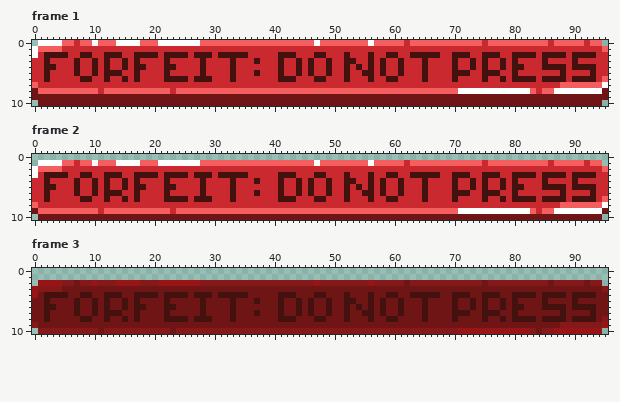
Pixel-art file, stored at scenes/ui_entities/button/textures/button_forefiet.aseprite. The first picture shows the starting point.
96x11 pixels, 3 frames. Shown: frame 1, frame 2, frame 3.
After:
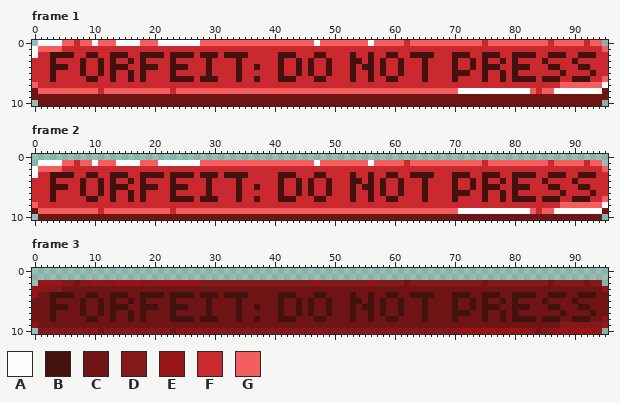
Palette (. is transparent): A #fefefe  B #44120e  C #701515  D #851919  E #991414  F #ca292f  G #f45e5f
Difference:
layer "Layer 2" added
--- frame 1, layers "Layer 2", "Layer 1"
@@ x 0..95 @@
  1 AGGGGFFFFFFFFFFFFFFFFFFFFFFFFFFFFFFFFFFFFFFFFFFFFFFFFFFFFFFFFFFFFFFFFFFFFFFFFFFFFFFFFFFFFFFFFFFG
- 2 AFBBBBFFBBFFBBBFFBBBBFBBBBFBBBFBBBBBFFFFFBBBFFFBBFFFBFFFBFFBBFFBBBBBFFBBBFFBBBFFBBBBFBBBBFBBBBFF
- 3 FFBFFFFBFFBFBFFBFBFFFFBFFFFFBFFFFBFFFBFFFBFFBFBFFBFFBBFFBFBFFBFFFBFFFFBFFBFBFFBFBFFFFBFFFFBFFFFF
- 4 FFBBFFFBFFBFBFFBFBBFFFBBFFFFBFFFFBFFFFFFFBFFBFBFFBFFBFBFBFBFFBFFFBFFFFBFFBFBFFBFBBFFFBBBBFBBBBFF
- 5 FFBFFFFBFFBFBBBFFBFFFFBFFFFFBFFFFBFFFBFFFBFFBFBFFBFFBFFBBFBFFBFFFBFFFFBBBFFBBBFFBFFFFFFFBFFFFBFF
- 6 FFBFFFFFBBFFBFFBFBFFFFBBBBFBBBFFFBFFFFFFFBBBFFFBBFFFBFFFBFFBBFFFFBFFFFBFFFFBFFBFBBBBFBBBBFBBBBFG
+ 2 AFFBBBBFFBBFFBBBFFBBBBFBBBBFBBBFBBBBFFFFFBBBFFFBBFFFFBFFBFFBBFFBBBBFFFBBBFFBBBFFBBBBFFBBBFFBBBFF
+ 3 FFFBFFFFBFFBFBFFBFBFFFFBFFFFFBFFFFBFFFFFFBFFBFBFFBFFFBBFBFBFFBFFFBFFFFBFFBFBFFBFBFFFFBFFFFBFFFFF
+ 4 FFFBBBFFBFFBFBBBFFBBBFFBBBFFFBFFFFBFFBFFFBFFBFBFFBFFFBFBBFBFFBFFFBFFFFBFFBFBBBFFBBBFFFBBFFFBBFFF
+ 5 FFFBFFFFBFFBFBFFBFBFFFFBFFFFFBFFFFBFFFFFFBFFBFBFFBFFFBFFBFBFFBFFFBFFFFBBBFFBFFBFBFFFFFFFBFFFFBFF
+ 6 FFFBFFFFFBBFFBFFBFBFFFFBBBBFBBBFFFBFFBFFFBBBFFFBBFFFFBFFBFFBBFFFFBFFFFBFFFFBFFBFBBBBFBBBFFBBBFFG
  7 GFFFFFFFFFFFFFFFFFFFFFFFFFFFFFFFFFFFFFFFFFFFFFFFFFFFFFFFFFFFFFFFFFFFFFFFFFFFFFFFFFFFFFFFGGGGGGGA
--- frame 2, layers "Layer 2", "Layer 1"
@@ x 0..95 @@
  2 AGGGGFFFFFFFFFFFFFFFFFFFFFFFFFFFFFFFFFFFFFFFFFFFFFFFFFFFFFFFFFFFFFFFFFFFFFFFFFFFFFFFFFFFFFFFFFFG
- 3 AFBBBBFFBBFFBBBFFBBBBFBBBBFBBBFBBBBBFFFFFBBBFFFBBFFFBFFFBFFBBFFBBBBBFFBBBFFBBBFFBBBBFBBBBFBBBBFF
- 4 FFBFFFFBFFBFBFFBFBFFFFBFFFFFBFFFFBFFFBFFFBFFBFBFFBFFBBFFBFBFFBFFFBFFFFBFFBFBFFBFBFFFFBFFFFBFFFFF
- 5 FFBBFFFBFFBFBFFBFBBFFFBBFFFFBFFFFBFFFFFFFBFFBFBFFBFFBFBFBFBFFBFFFBFFFFBFFBFBFFBFBBFFFBBBBFBBBBFF
- 6 FFBFFFFBFFBFBBBFFBFFFFBFFFFFBFFFFBFFFBFFFBFFBFBFFBFFBFFBBFBFFBFFFBFFFFBBBFFBBBFFBFFFFFFFBFFFFBFF
- 7 FFBFFFFFBBFFBFFBFBFFFFBBBBFBBBFFFBFFFFFFFBBBFFFBBFFFBFFFBFFBBFFFFBFFFFBFFFFBFFBFBBBBFBBBBFBBBBFG
+ 3 AFFBBBBFFBBFFBBBFFBBBBFBBBBFBBBFBBBBFFFFFBBBFFFBBFFFFBFFBFFBBFFBBBBFFFBBBFFBBBFFBBBBFFBBBFFBBBFF
+ 4 FFFBFFFFBFFBFBFFBFBFFFFBFFFFFBFFFFBFFFFFFBFFBFBFFBFFFBBFBFBFFBFFFBFFFFBFFBFBFFBFBFFFFBFFFFBFFFFF
+ 5 FFFBBBFFBFFBFBBBFFBBBFFBBBFFFBFFFFBFFBFFFBFFBFBFFBFFFBFBBFBFFBFFFBFFFFBFFBFBBBFFBBBFFFBBFFFBBFFF
+ 6 FFFBFFFFBFFBFBFFBFBFFFFBFFFFFBFFFFBFFFFFFBFFBFBFFBFFFBFFBFBFFBFFFBFFFFBBBFFBFFBFBFFFFFFFBFFFFBFF
+ 7 FFFBFFFFFBBFFBFFBFBFFFFBBBBFBBBFFFBFFBFFFBBBFFFBBFFFFBFFBFFBBFFFFBFFFFBFFFFBFFBFBBBBFBBBFFBBBFFG
  8 GFFFFFFFFFFFFFFFFFFFFFFFFFFFFFFFFFFFFFFFFFFFFFFFFFFFFFFFFFFFFFFFFFFFFFFFFFFFFFFFFFFFFFFFGGGGGGGA
--- frame 3, layers "Layer 2", "Layer 1"
@@ x 0..95 @@
  3 EDDDDCCCCCCCCCCCCCCCCCCCCCCCCCCCCCCCCCCCCCCCCCCCCCCCCCCCCCCCCCCCCCCCCCCCCCCCCCCCCCCCCCCCCCCCCCCD
- 4 ECBBBBCCBBCCBBBCCBBBBCBBBBCBBBCBBBBBCCCCCBBBCCCBBCCCBCCCBCCBBCCBBBBBCCBBBCCBBBCCBBBBCBBBBCBBBBCC
- 5 CCBCCCCBCCBCBCCBCBCCCCBCCCCCBCCCCBCCCBCCCBCCBCBCCBCCBBCCBCBCCBCCCBCCCCBCCBCBCCBCBCCCCBCCCCBCCCCC
- 6 CCBBCCCBCCBCBCCBCBBCCCBBCCCCBCCCCBCCCCCCCBCCBCBCCBCCBCBCBCBCCBCCCBCCCCBCCBCBCCBCBBCCCBBBBCBBBBCC
- 7 CCBCCCCBCCBCBBBCCBCCCCBCCCCCBCCCCBCCCBCCCBCCBCBCCBCCBCCBBCBCCBCCCBCCCCBBBCCBBBCCBCCCCCCCBCCCCBCC
- 8 CCBCCCCCBBCCBCCBCBCCCCBBBBCBBBCCCBCCCCCCCBBBCCCBBCCCBCCCBCCBBCCCCBCCCCBCCCCBCCBCBBBBCBBBBCBBBBCD
+ 4 ECCBBBBCCBBCCBBBCCBBBBCBBBBCBBBCBBBBCCCCCBBBCCCBBCCCCBCCBCCBBCCBBBBCCCBBBCCBBBCCBBBBCCBBBCCBBBCC
+ 5 CCCBCCCCBCCBCBCCBCBCCCCBCCCCCBCCCCBCCCCCCBCCBCBCCBCCCBBCBCBCCBCCCBCCCCBCCBCBCCBCBCCCCBCCCCBCCCCC
+ 6 CCCBBBCCBCCBCBBBCCBBBCCBBBCCCBCCCCBCCBCCCBCCBCBCCBCCCBCBBCBCCBCCCBCCCCBCCBCBBBCCBBBCCCBBCCCBBCCC
+ 7 CCCBCCCCBCCBCBCCBCBCCCCBCCCCCBCCCCBCCCCCCBCCBCBCCBCCCBCCBCBCCBCCCBCCCCBBBCCBCCBCBCCCCCCCBCCCCBCC
+ 8 CCCBCCCCCBBCCBCCBCBCCCCBBBBCBBBCCCBCCBCCCBBBCCCBBCCCCBCCBCCBBCCCCBCCCCBCCCCBCCBCBBBBCBBBCCBBBCCD
  9 DCCCCCCCCCCCCCCCCCCCCCCCCCCCCCCCCCCCCCCCCCCCCCCCCCCCCCCCCCCCCCCCCCCCCCCCCCCCCCCCCCCCCCCCDDDDDDDE
